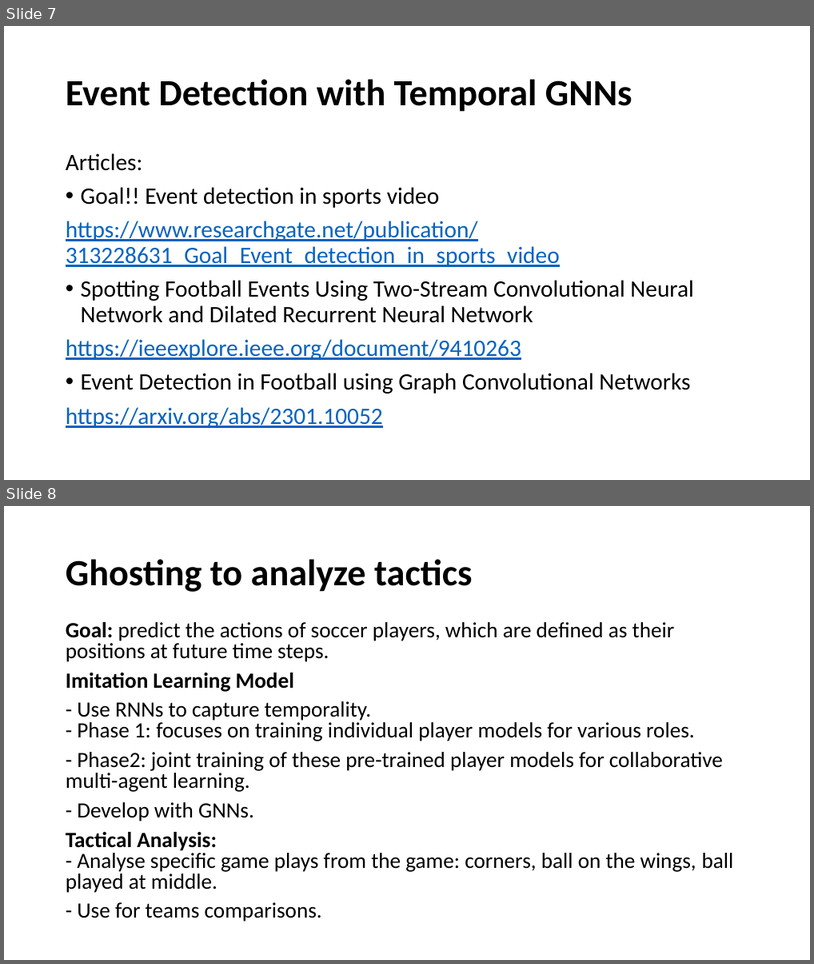
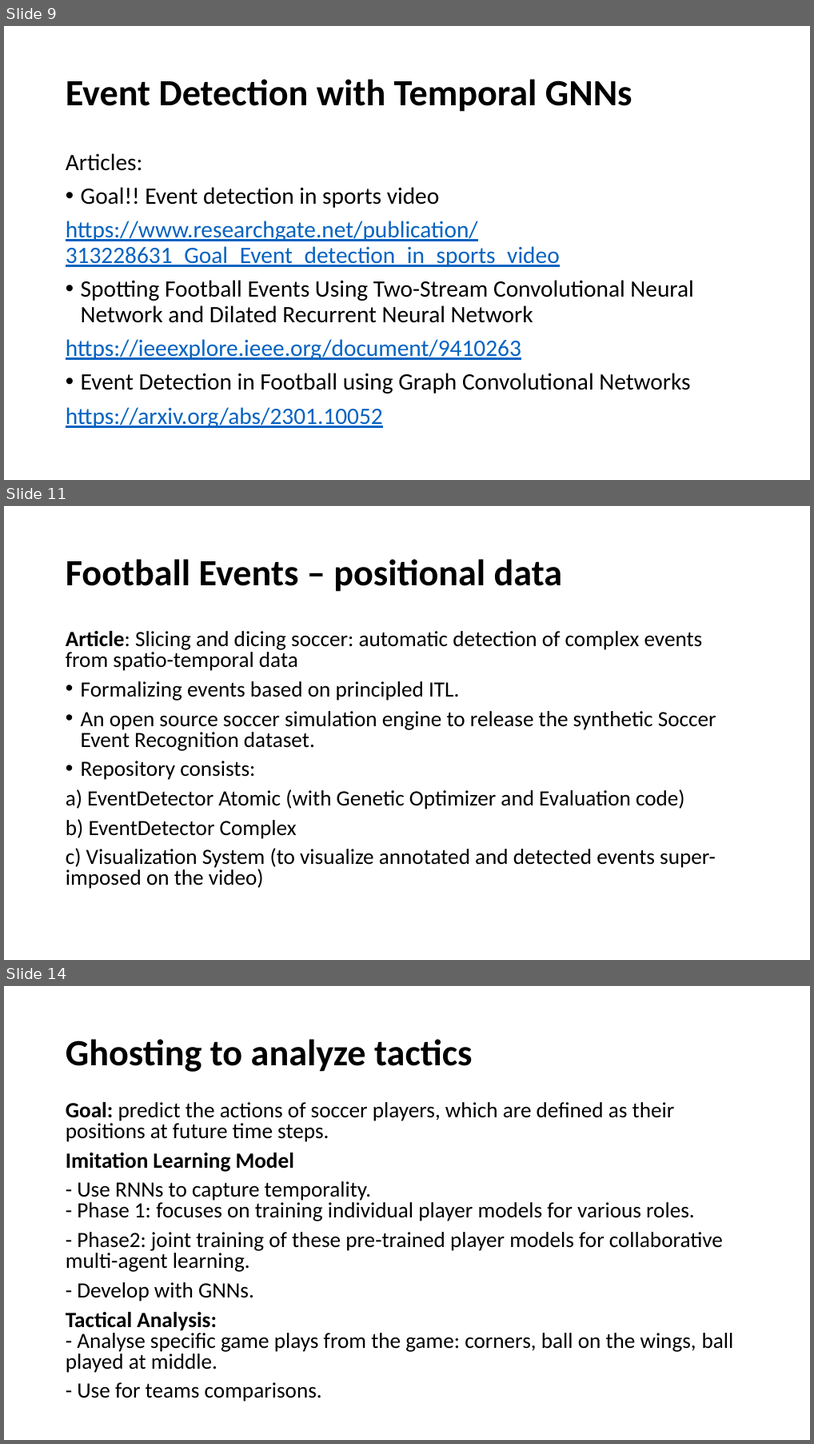
Before and after one commit to Ziolo1999/GNNsFootballEventSpotting, a slide deck: Articles/topic_ideas.pptx. Shown one above the other, each under a label of ours: slides 7 and 8 before the commit, slides 9, 11 and 14 after it; the slides between them are not shown. The pictures are 814x964 and 814x1444 pixels, drawn with LibreOffice and Linux fonts; fonts in the diff are those of the drawing. Boxes give left, top, right and bottom in pixels: in the first picture for what was removed or moved away, otherwise in the second. Text is boxed around its words. In the diff, an @@ line names an element or a change of style, - is before the commit and + after.

```diff
--- a/Articles/topic_ideas.pptx
+++ b/Articles/topic_ideas.pptx
@@ slide 11 added at (4, 506, 810, 960), background #FFFFFF @@
@@ title added at (66, 559, 563, 592), 44 pt, text #000000, bold @@
+Football Events – positional data
@@ text added at (66, 631, 717, 888), 25.9 pt, text #000000 @@
+Article: Slicing and dicing soccer: automatic detection of complex events from spatio-temporal data
+• Formalizing events based on principled ITL.
+• An open source soccer simulation engine to release the synthetic Soccer Event Recognition dataset.
+• Repository consists:
+a) EventDetector Atomic (with Genetic Optimizer and Evaluation code)
+b) EventDetector Complex
+c) Visualization System (to visualize annotated and detected events super-imposed on the video)
@@ what was slide 7 is now slide 9 @@
@@ what was slide 8 is now slide 14 @@
```
Also in this commit, not shown: 2 slides changed, 6 other slides added.
